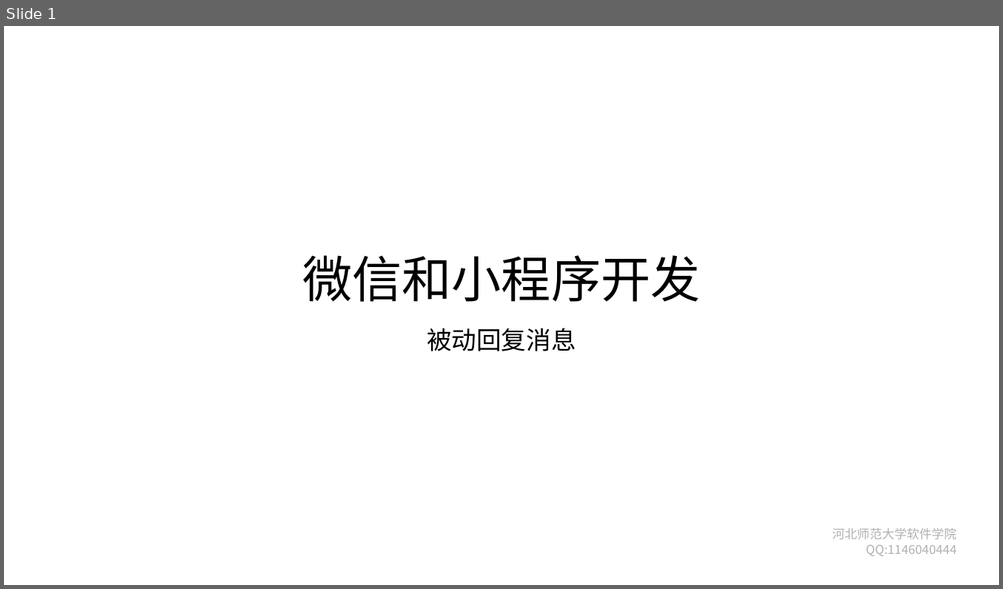
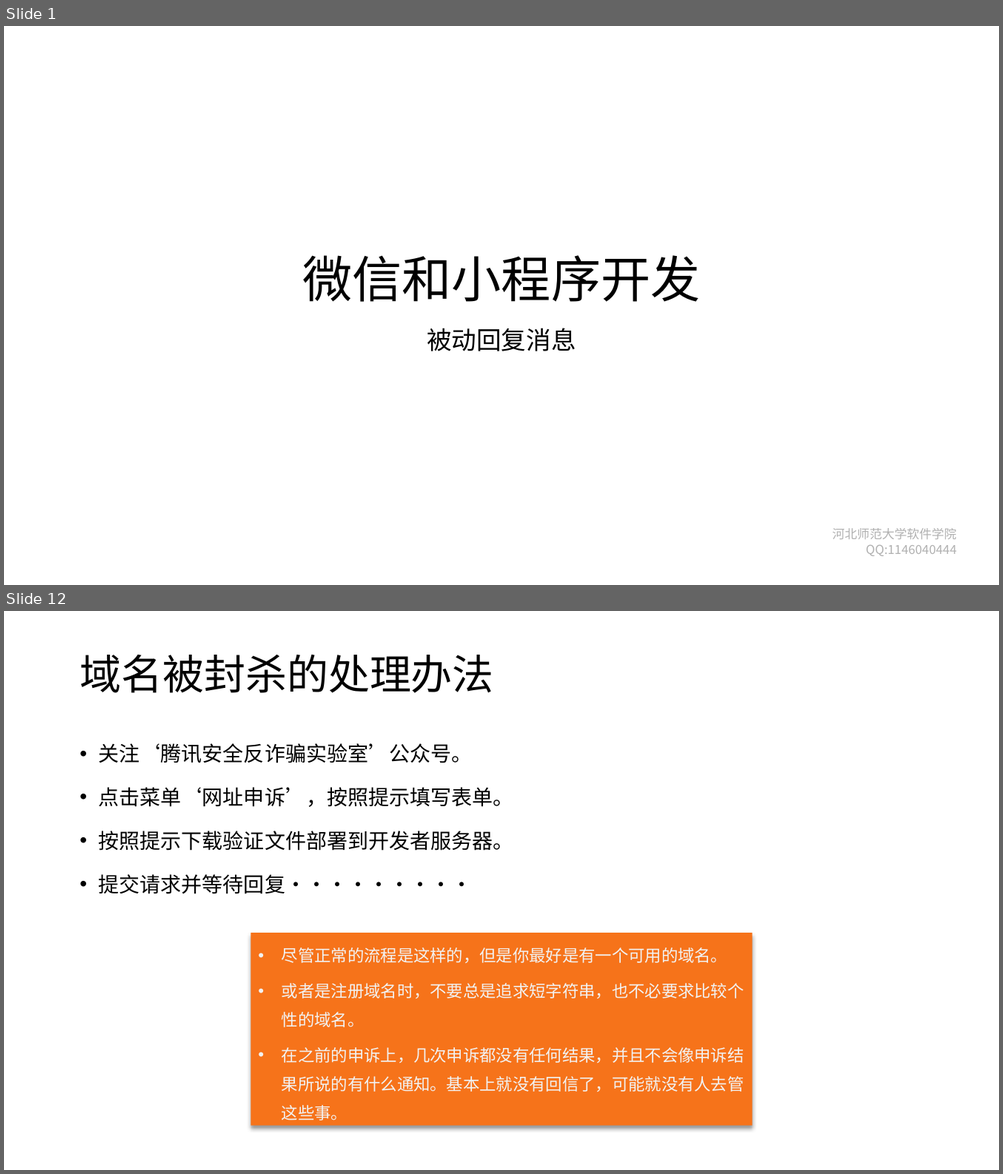
Before and after one commit to edu2act/course-wechat-and-miniprogram, a slide deck: materials/ch14/ch14-被动回复消息.pptx. Shown one above the other, each under a label of ours: slide 1 before the commit, slides 1 and 12 after it; the slides between them are not shown. The pictures are 1003x589 and 1003x1174 pixels, drawn with LibreOffice and Linux fonts; fonts in the diff are those of the drawing; background and template pictures are left out. Boxes give left, top, right and bottom in pixels: in the first picture for what was removed or moved away, otherwise in the second. Text is boxed around its words. In the diff, an @@ line names an element or a change of style, - is before the commit and + after.

```diff
--- a/materials/ch14/ch14-被动回复消息.pptx
+++ b/materials/ch14/ch14-被动回复消息.pptx
@@ slide 12 added at (x1=4, y1=611, x2=999, y2=1170), background #FFFFFF @@
@@ title added at (x1=79, y1=655, x2=493, y2=693), 40 pt, text #000000 @@
+域名被封杀的处理办法
@@ text added at (x1=99, y1=743, x2=514, y2=894), 20 pt, text #000000 @@
+• 关注‘腾讯安全反诈骗实验室’公众号。
+• 点击菜单‘网址申诉’，按照提示填写表单。
+• 按照提示下载验证文件部署到开发者服务器。
+• 提交请求并等待回复·········
@@ rectangle added at (x1=251, y1=934, x2=752, y2=1126), fill #F6731A, 16 pt, text #F2F2F2 @@
+• 尽管正常的流程是这样的，但是你最好是有一个可用的域名。
+• 或者是注册域名时，不要总是追求短字符串，也不必要求比较个性的域名。
+• 在之前的申诉上，几次申诉都没有任何结果，并且不会像申诉结果所说的有什么通知。基本上就没有回信了，可能就没有人去管这些事。
```
Also in this commit, not shown: 5 slides changed, 4 other slides added, 2 slides removed, 13 other files.
